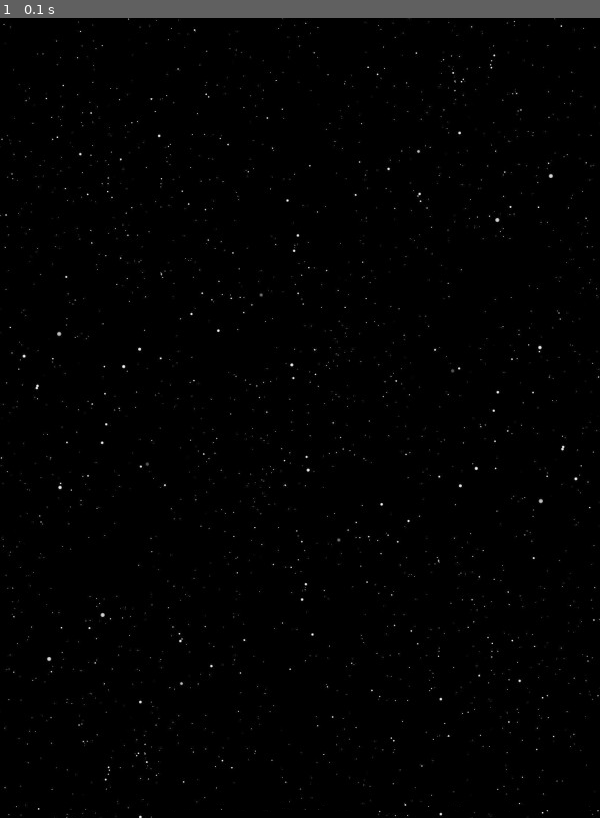
Above: before the commit, frame 1.
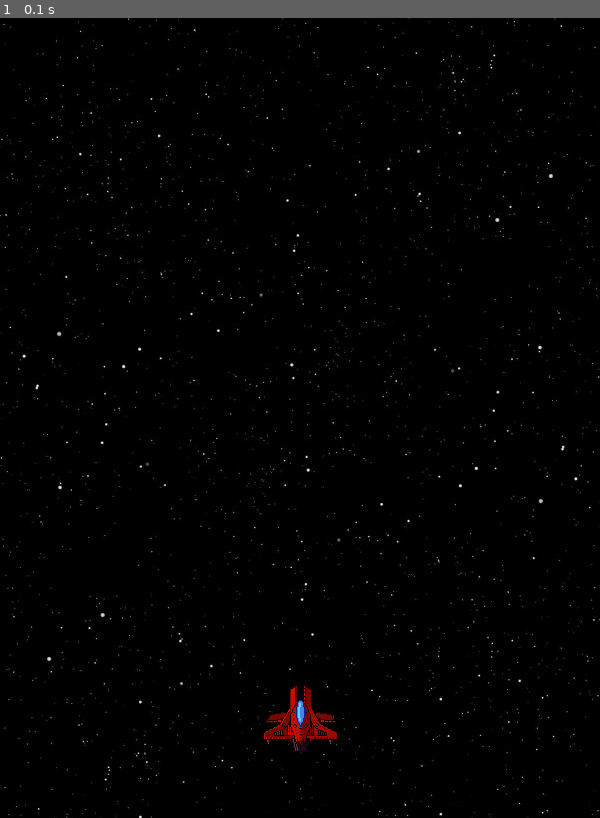
Above: after the commit, the same moment.

Repository: shuaibw/pygame-demo
Game: pygame game, started from space_invaders/space.py
The game is run twice, just before and just after one commit, with the same random seed, the same clock (stepped at 60 frames per second) and the same inputs.
Inputs:
- Up to frame 1 (0.1 s): no input

The runs differ from the first frame. In frame 1, 0.4% of the frame differs, in the area x 44-57%, y 83-92%.

Commit message:
Draw spaceship

Diff:
--- a/space_invaders/space.py
+++ b/space_invaders/space.py
@@ -16,8 +16,20 @@
 #load image
 bg = pygame.image.load("img/bg.png")
 
+class Spaceship(pygame.sprite.Sprite):
+    def __init__(self, x, y):
+        pygame.sprite.Sprite.__init__(self)
+        self.image = pygame.image.load("img/spaceship.png")
+        self.rect = self.image.get_rect()
+        self.rect.center = [x, y]
+
+# sprite group
+spaceship_group = pygame.sprite.Group()
 
 
+#create player
+spaceship = Spaceship(screen_width//2, screen_height - 100)
+spaceship_group.add(spaceship)
 run = True
 while run:
 
@@ -31,6 +43,10 @@
         if event.type == pygame.QUIT:
             run = False
 
+
+    # draw sprite group
+    spaceship_group.draw(screen)
+
     #update display window
     pygame.display.update()
 
